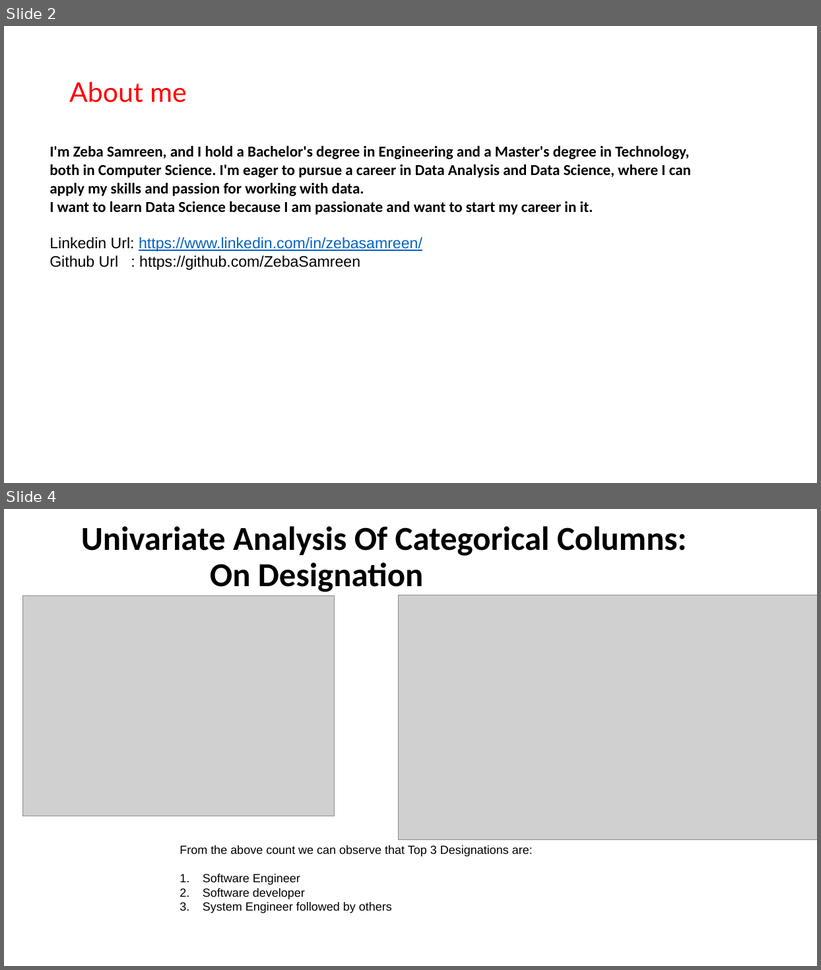
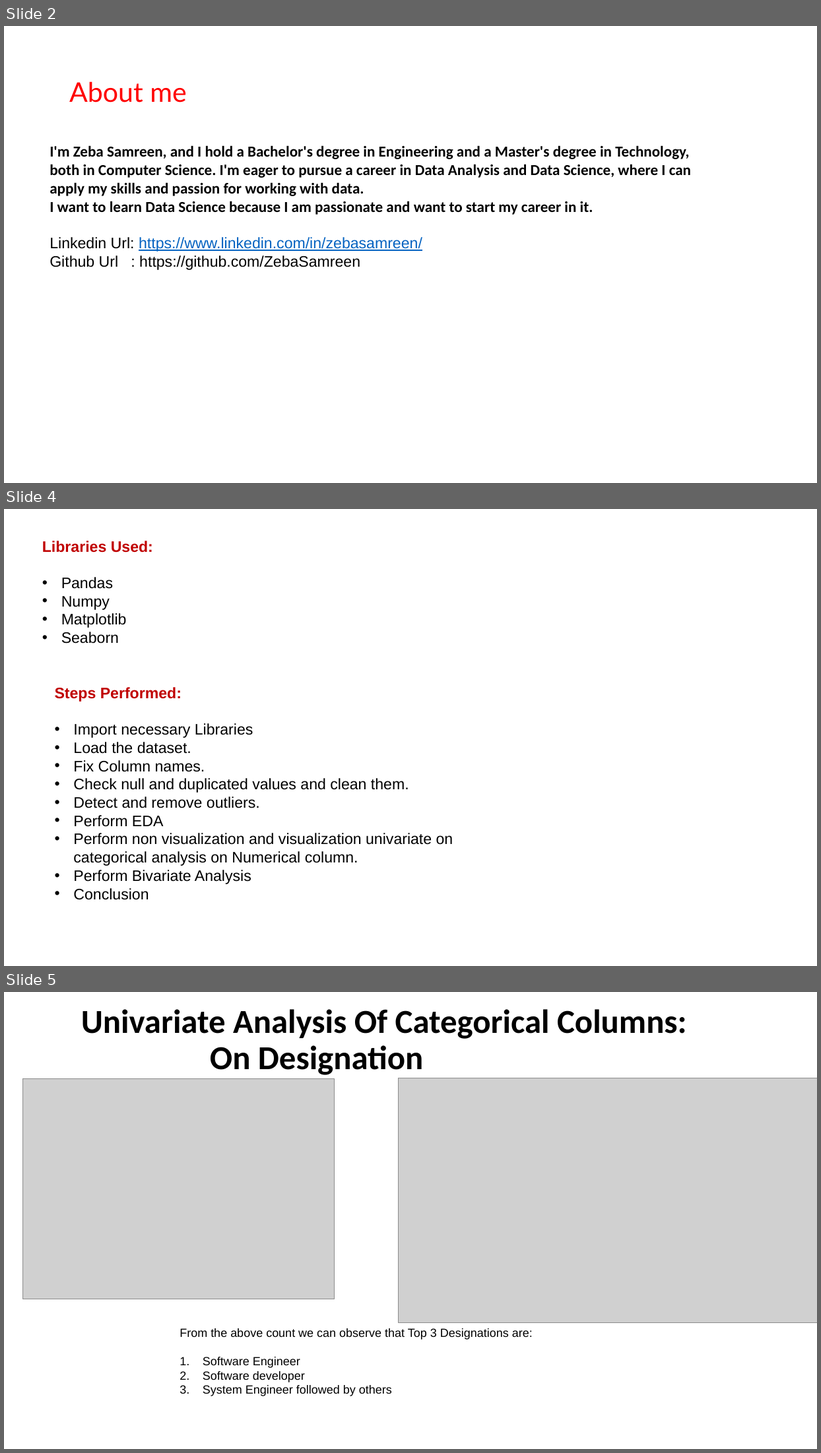
Before and after one commit to ZebaSamreen/Amcat, a slide deck: amcat ppt.pptx. Shown one above the other, each under a label of ours: slides 2 and 4 before the commit, slides 2, 4 and 5 after it; the slides between them are not shown. The pictures are 821x970 and 821x1453 pixels, drawn with LibreOffice and Linux fonts; fonts in the diff are those of the drawing; grey boxes stand for pictures; background and template pictures are left out. Boxes give left, top, right and bottom in pixels: in the first picture for what was removed or moved away, otherwise in the second. Text is boxed around its words. In the diff, an @@ line names an element or a change of style, - is before the commit and + after.

```diff
--- a/amcat ppt.pptx
+++ b/amcat ppt.pptx
@@ slide 4 added at [4,509,817,966], background #FFFFFF @@
@@ text added at [42,541,153,644], 18 pt, text #000000 @@
+Libraries Used:
+• Pandas
+• Numpy
+• Matplotlib
+• Seaborn
@@ text added at [55,687,453,900], 18 pt, text #000000 @@
+Steps Performed:
+• Import necessary Libraries
+• Load the dataset.
+• Fix Column names.
+• Check null and duplicated values and clean them.
+• Detect and remove outliers.
+• Perform EDA
+• Perform non visualization and visualization univariate on categorical analysis on Numerical column.
+• Perform Bivariate Analysis
+• Conclusion
@@ what was slide 4 is now slide 5 @@
```
Also in this commit, not shown: 2 slides changed, 1 other slide added, 1 slide removed.
